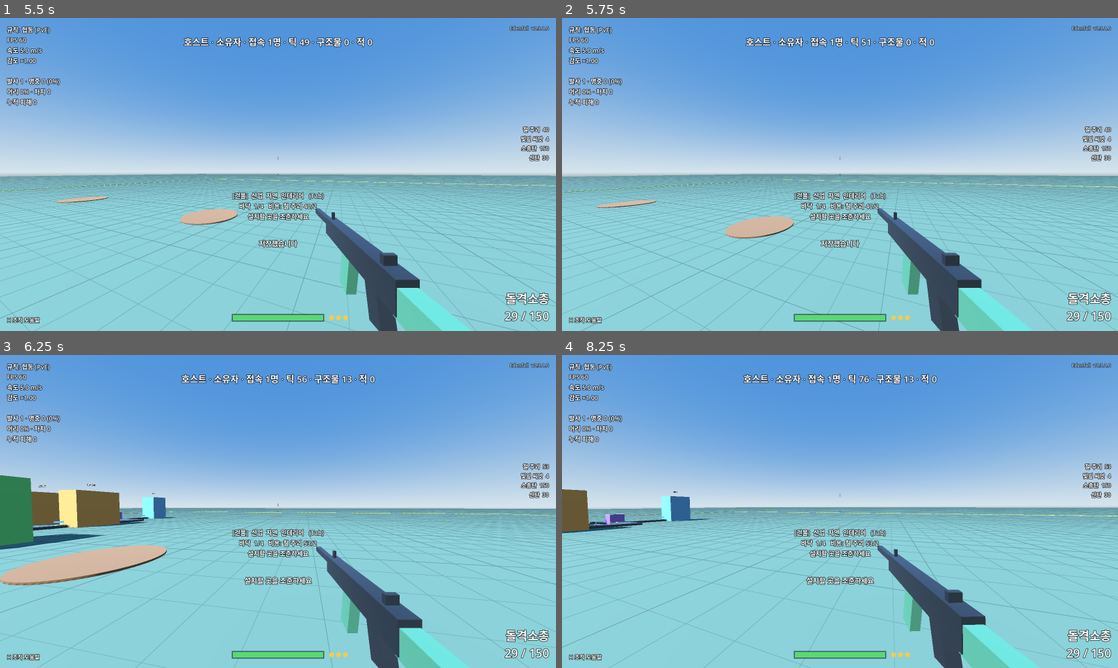
Above: before the commit, frames 1-4 (two rows, left to right).
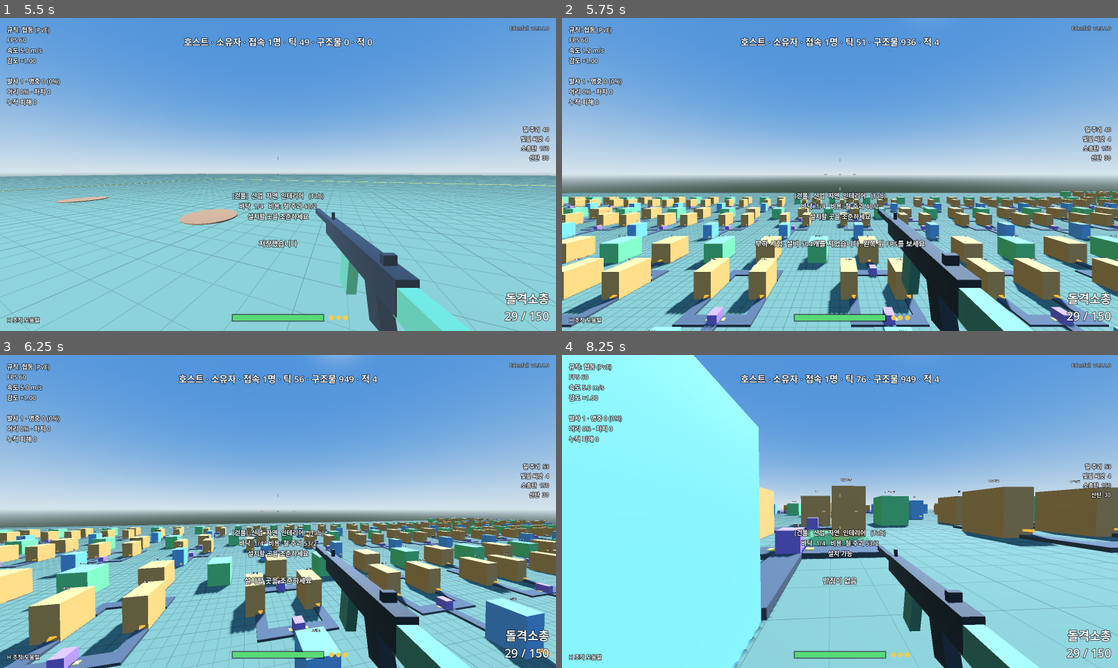
Above: after the commit, the same moments.

Repository: sopo9880/3D_Game_dev_proj
Game: Godot game, scene res://game/main.tscn
Same seed, same stepped clock (60 frames per second), same inputs: the game is played once before the commit and once after it.
Inputs (mouse positions are in pixels of both pictures, inside the frame that each line leads up to):
- Up to frame 1 (5.5 s): click "혼자 시작" at 0.5 s; tap Enter at 1.25 s; move the mouse to (400, 158) at 1.27 s; hold D (move_right) 1.28-2.03 s; hold Right mouse button (aim) 1.28-2.03 s; click (400, 158) at 1.42 s; tap Space (jump) at 1.52, 2.27, 3.77, 4.52, 5.27 s; move the mouse to (250, 174) at 2.02 s; hold W (move_forward) from 2.03 s (still down); tap F (build_pick) at 2.1 s; move the mouse to (289, 168) at 2.77 s; hold Tab (build_tab) 2.78-3.53 s; move the mouse to (272, 180) at 3.52 s; tap B (build_toggle) at 3.6 s; click (272, 180) at 3.67 s; move the mouse to (316, 177) at 4.27 s; hold Z (build_undo) 4.28-5.03 s; tap F6 (save_game) at 4.9 s; move the mouse to (233, 171) at 5.02 s; tap Ctrl (crouch) at 5.1 s
- Up to frame 2 (5.75 s): keep holding W (move_forward); tap F9 (dev_stress, bound only after the commit) at 5.65 s
- Up to frame 3 (6.25 s): keep holding W (move_forward); move the mouse to (283, 511) at 5.77 s; hold N (dev_build_line) from 5.78 s (still down); click (283, 511) at 5.92 s
- Up to frame 4 (8.25 s): move the mouse to (817, 505) at 6.52 s; release W (move_forward) at 6.53 s; release N (dev_build_line) at 6.53 s; hold D (move_right) 6.53-7.28 s; tap X (dev_remove) at 6.6 s; tap Space (jump) at 6.77, 7.52 s; move the mouse to (867, 511) at 7.27 s; press the mouse at (867, 511) at 7.28 s; hold W (move_forward) from 7.28 s (still down); move the mouse to (812, 511) at 8.02 s; release the mouse at (812, 511) at 8.03 s; tap E (interact) at 8.1 s; click (812, 511) at 8.17 s

Frame 1 is identical in both runs. In frame 2, 36% of the frame differs, in the area x 0-100%, y 6-100%; in frame 3, 38%; in frame 4, 50%, in the area x 0-100%, y 0-100%.

Commit message:
Add dev stress key (F9): build 504 machines at once for frame-rate checks
Co-Authored-By: Claude Fable 5.2 <noreply@anthropic.com>
Claude-Session: https://claude.ai/code/session_0178JCr6JhjCFqrJdXSvHzRV

Diff:
--- a/core/world.gd
+++ b/core/world.gd
@@ -28,6 +28,9 @@
 ## 개발용 월드의 광맥 자리(기준 생산 라인의 원점). 실제 맵이 생기면 맵 데이터로 대체한다.
 ## 개발용 월드의 건축 구역: [x, z, 폭, 깊이, 지면 높이]. 정원 평지와 3m 높은 단 하나.
 const DEV_BUILD_ZONES: Array[Array] = [[-44, -64, 88, 76, 0], [48, -40, 28, 28, 3]]
+## 개발용 부하 시험 구역: 기준 생산 라인을 격자로 깐다(프레임 측정용).
+const DEV_STRESS_ZONE: Array[int] = [-184, 88, 368, 96, 0]
+const DEV_STRESS_LINES := 72     ## 설비 504개
 const DEV_LINE_ORIGINS: Array[Vector3i] = [
 	Vector3i(-24, 0, -45), Vector3i(-8, 0, -45), Vector3i(8, 0, -45), Vector3i(24, 0, -45),
 ]
@@ -218,6 +221,15 @@
 func _ev_spawn(pos: Vector3, yaw: float) -> void:
 	my_spawn = [pos, yaw]
 	spawn_assigned.emit(pos, yaw)
+
+
+## 호스트(개발용): 부하 시험 구역에 기준 생산 라인을 한꺼번에 짓는다. 지은 설비 수를 돌려준다.
+func dev_stress() -> int:
+	if not multiplayer.is_server() or not running:
+		return 0
+	var before := sim.structures.size() - sim.belts.size()
+	_emit_event("stress", [DEV_STRESS_LINES])
+	return sim.structures.size() - sim.belts.size() - before
 
 
 ## 호스트: 아이템을 준다(전리품 등). items는 아이템 ID(문자열) → 수량.
@@ -447,6 +459,9 @@
 		"consume":
 			var n := sim.inv_remove(a[2], db.item_index(StringName(a[0])), a[1])
 			consumed.emit(a[2], StringName(a[0]), n)
+		"stress":
+			_apply_stress(a[0])
+			reset.emit()
 		"join":
 			sim.ensure_player(a[0])
 		"grant":
@@ -455,6 +470,27 @@
 				sim.inv_add(a[0], db.item_index(StringName(id)), int(items[id]))
 			items_gained.emit(a[0], items)
 	inventory_changed.emit()
+
+
+## 부하 시험용 공장. 비용 없이 짓고 발전기에 연료를 채워 둔다. 모든 피어에서 같은 결과가 나온다.
+func _apply_stress(lines: int) -> void:
+	var z := DEV_STRESS_ZONE
+	if sim.ground_y(z[0], z[1]) == SimWorld.NO_GROUND:
+		sim.add_build_zone(z[0], z[1], z[2], z[3], z[4])
+	var cols := z[2] / 16
+	var fuel := Registry.db.item_index(&"biofuel")
+	for i in lines:
+		var origin := Vector3i(z[0] + 2 + (i % cols) * 16, z[4], z[1] + (i / cols) * 24)
+		if sim.occupancy.has(origin + (ReferenceLine.MACHINES[0][1] as Vector3i)):
+			continue
+		sim.add_node(origin + ReferenceLine.NODE_CELL, &"iron_ore")
+		for m in ReferenceLine.MACHINES:
+			var s := sim.place(m[0], origin + (m[1] as Vector3i), 0, "dev")
+			if s != null and s.kind == StructureDef.Kind.GENERATOR:
+				s.fuel_item = fuel
+				s.fuel_count = int(s.def.params.get("fuel_cap", 10))
+		for b in ReferenceLine.BELTS.size():
+			sim.place_belt(&"belt", ReferenceLine.belt_path(origin, b), "dev")
 
 
 func _added(s: SimStructure) -> void:
--- a/game/input_setup.gd
+++ b/game/input_setup.gd
@@ -11,7 +11,7 @@
 	&"start_challenge": [KEY_T], &"sens_down": [KEY_BRACKETLEFT], &"sens_up": [KEY_BRACKETRIGHT],
 	&"toggle_fullscreen": [KEY_F11], &"pause": [KEY_ESCAPE],
 	&"throw": [KEY_G], &"interact": [KEY_E],
-	&"save_game": [KEY_F6], &"save_and_exit": [KEY_F10],
+	&"dev_stress": [KEY_F9], &"save_game": [KEY_F6], &"save_and_exit": [KEY_F10],
 	&"build_toggle": [KEY_B], &"build_tab": [KEY_TAB], &"build_pick": [KEY_F], &"build_undo": [KEY_Z], &"dev_build_line": [KEY_N], &"dev_remove": [KEY_X],
 }
 const MOUSE: Dictionary[StringName, int] = {
--- a/game/world/sandbox.gd
+++ b/game/world/sandbox.gd
@@ -68,7 +68,7 @@
 		"벽 옆에서 달리며 점프 = 벽 달리기, 다시 점프 = 벽 차기 · 뒤쪽(+Z) 담장 안이 전투 구역",
 		"B 건축 모드 (Tab 탭 · 휠 선택 · R 회전 · 좌클릭 설치 · X 철거 · F 같은 것 고르기 · Z 되돌리기 · Esc 닫기) · E 설비 열기",
 		"노란 띠 안쪽이 건축 구역. 화살표는 설비의 입력(파랑)과 출력(주황)",
-		"N 기준 생산 라인 한 벌(개발용, 호스트) · Esc 마우스 풀기",
+		"N 기준 생산 라인 한 벌 · F9 부하 시험(설비 504개를 한 번에, 프레임 측정용) — 개발용, 호스트만 · Esc 마우스 풀기",
 		"F6 저장 · F10 저장하고 나가기 (5분마다 자동 저장)",
 	]
 	layer.add_child(hud)
@@ -149,6 +149,13 @@
 			hud.toast("이미 저장하는 중입니다")
 	elif event.is_action_pressed(&"save_and_exit"):
 		Net.leave()
+	elif event.is_action_pressed(&"dev_stress"):
+		if not Net.is_host():
+			hud.toast("부하 시험은 호스트만 (개발용)")
+		else:
+			var built := World.dev_stress()
+			hud.toast("부하 시험: 설비 %d개를 지었습니다. 왼쪽 위 FPS를 보세요" % built if built > 0 else "부하 시험 공장은 이미 지어져 있습니다")
+			player.teleport(Vector3(0, 12, 84), PI)
 	elif event.is_action_pressed(&"toggle_fullscreen"):
 		var full := DisplayServer.window_get_mode() == DisplayServer.WINDOW_MODE_FULLSCREEN
 		DisplayServer.window_set_mode(DisplayServer.WINDOW_MODE_WINDOWED if full else DisplayServer.WINDOW_MODE_FULLSCREEN)
@@ -749,6 +756,20 @@
 		errors.append("높은 단의 2층 바닥 설치 실패: %s" % build.reason)
 	build.set_active(false)
 
+	# 부하 시험 공장: 설비 504개가 서고, 돌아가고, 다시 눌러도 늘지 않는다.
+	var built := World.dev_stress()
+	if built != 504 or World.dev_stress() != 0:
+		errors.append("부하 시험 공장 설비 %d개 (기대 504)" % built)
+	var miners_before := 0
+	for m in World.sim.crafters:
+		miners_before += m.produced_total
+	await _wait(3.0)
+	var produced := -miners_before
+	for m in World.sim.crafters:
+		produced += m.produced_total
+	if produced < 200:   # 채굴기 72대 × 초당 1개 × 3초
+		errors.append("부하 시험 공장이 돌지 않음 (3초간 생산 %d)" % produced)
+
 	# 너무 먼 설비는 쓸 수 없다.
 	player.teleport(Vector3(60, 0.05, 60), 0.0)
 	await _wait(0.3)
@@ -770,7 +791,7 @@
 		errors.append("비동기 저장 실패 (%s)" % str(result))
 
 	if errors.is_empty():
-		print("BUILDTEST OK (구조물 %d)" % World.sim.structures.size())  # 9 + 높은 단의 4
+		print("BUILDTEST OK (구조물 %d)" % World.sim.structures.size())  # 9 + 높은 단의 4 + 부하 시험 공장
 	else:
 		for e in errors:
 			print("BUILDTEST FAIL: %s" % e)
Not shown, changed: tools/TEST_BUILD_README.txt
Not shown, changed: Blueprint/08_dev_process.md
